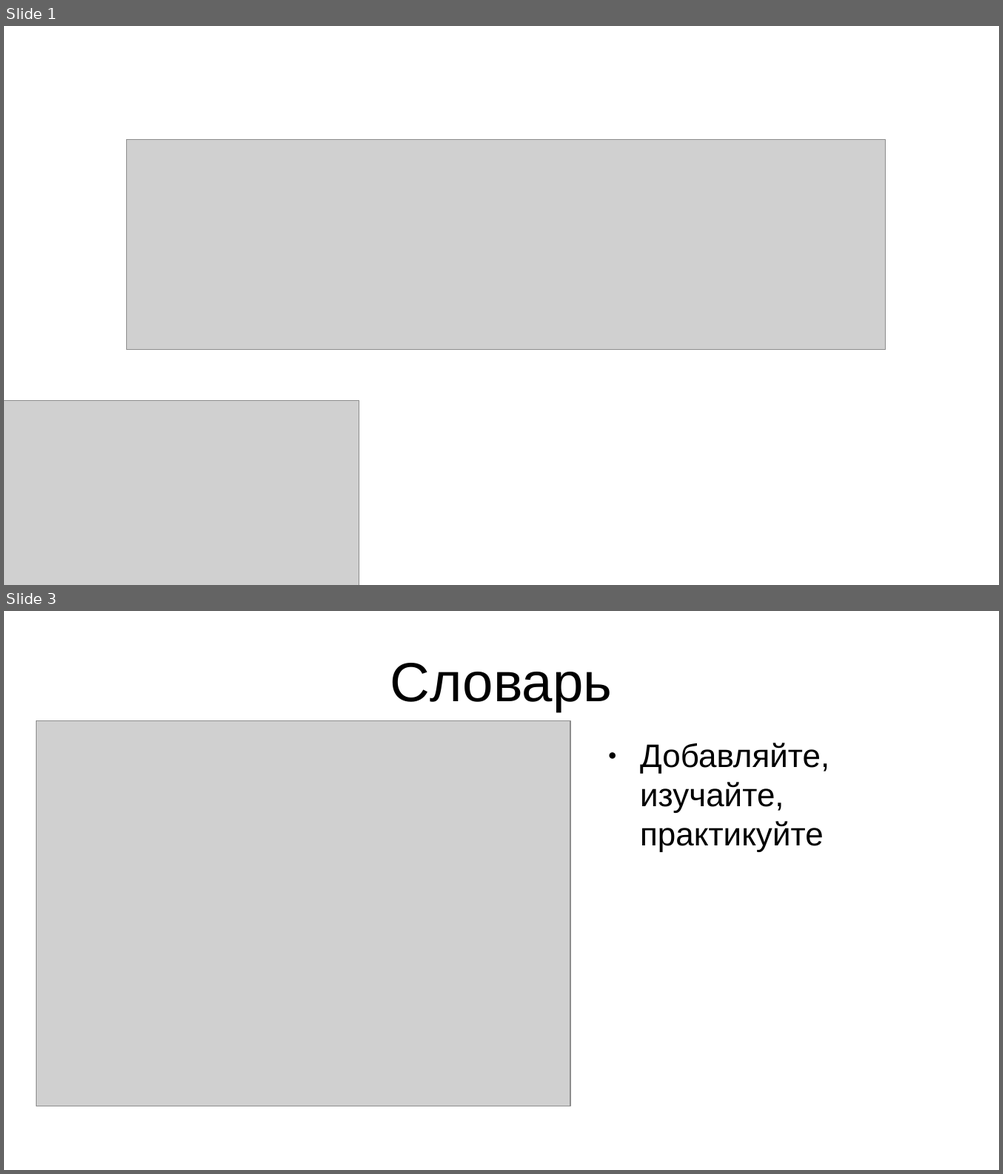
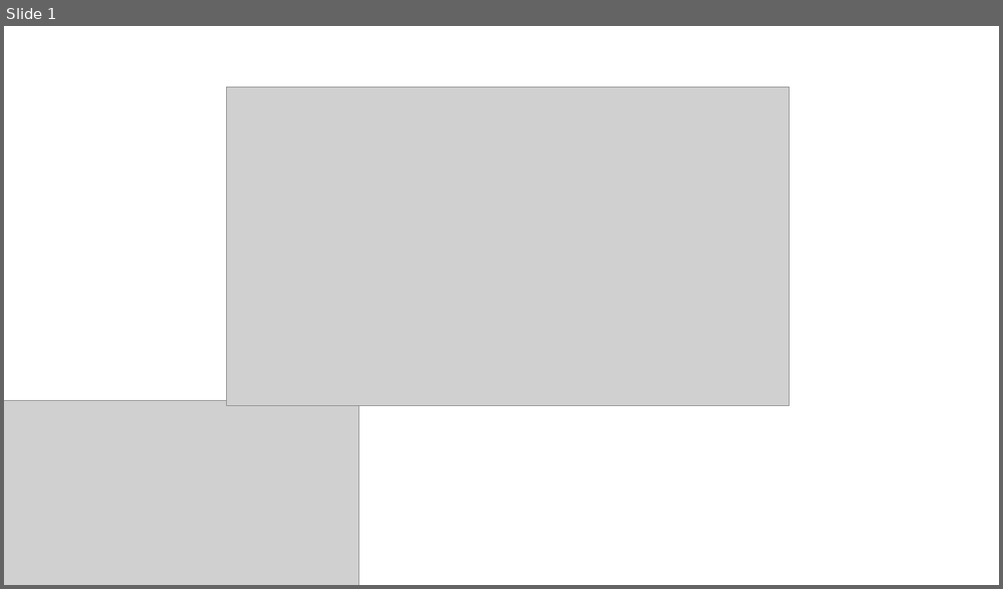
Before and after one commit to DEATHSTROUKE/Tower-Defence, a slide deck: TowerDefence.pptx. Shown one above the other, each under a label of ours: slides 1 and 3 before the commit, slide 1 after it; the slides between them are not shown. The pictures are 1003x1174 and 1003x589 pixels, drawn with LibreOffice and Linux fonts; fonts in the diff are those of the drawing; grey boxes stand for pictures. Boxes give left, top, right and bottom in pixels: in the first picture for what was removed or moved away, otherwise in the second. Text is boxed around its words. In the diff, an @@ line names an element or a change of style, - is before the commit and + after.

```diff
--- a/TowerDefence.pptx
+++ b/TowerDefence.pptx
@@ slide 3 removed at [4,611,999,1170], background #FFFFFF @@
@@ text removed at [390,663,612,712] @@
-Словарь
@@ picture removed at [36,721,570,1108] @@
@@ text removed at [640,743,829,852] @@
-● Добавляйте, изучайте, практикуйте
@@ slide 1 changed as well @@
@@ picture: place and size @@
-picture at [127,140,885,350]
+picture at [226,87,789,407]
```
Also in this commit, not shown: 4 slides added, 5 other slides removed, 1 other file.
